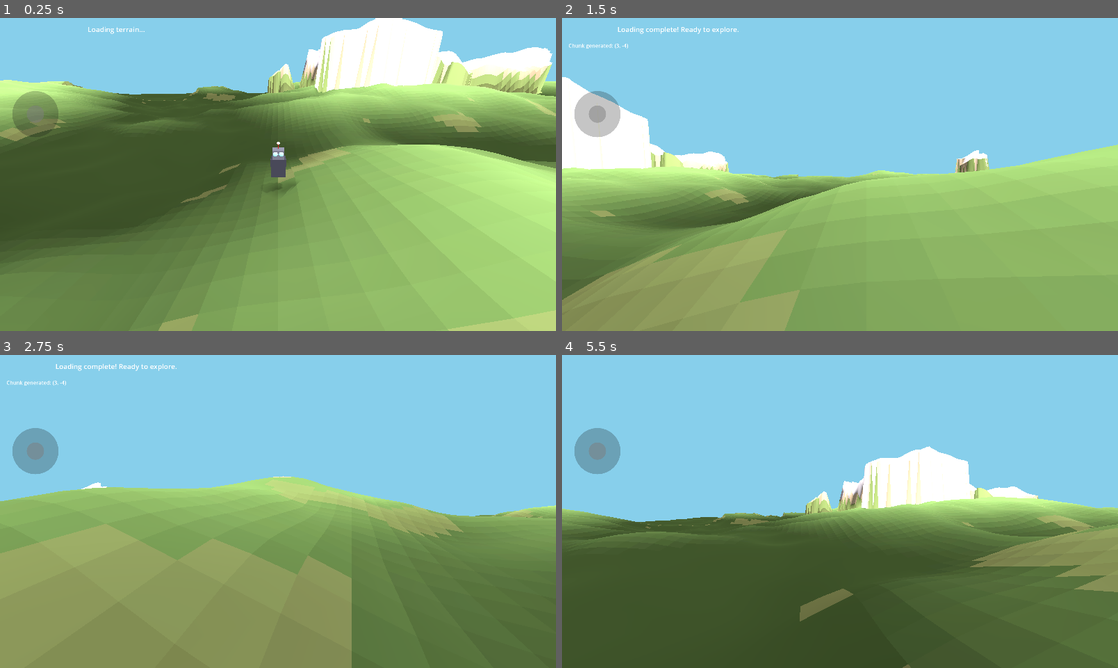
Above: before the commit, frames 1-4 (two rows, left to right).
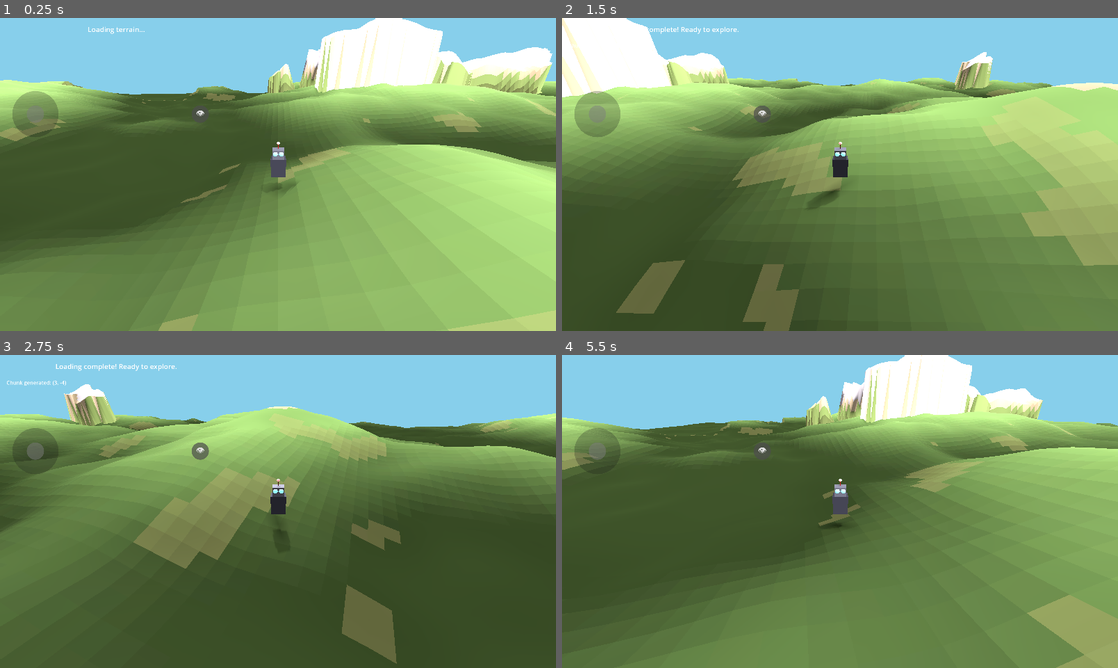
Above: after the commit, the same moments.

Repository: felix-dieterle/YouGame_godot4_public
Game: Godot game, scene res://scenes/demo_narrative.tscn
Two runs of this game, one before a commit and one after it. Both use one fixed random seed, a clock stepped at 60 frames per second and the inputs below. This scene is started directly instead of the project's main scene.
Inputs (mouse positions are in pixels of both pictures, inside the frame that each line leads up to):
- Up to frame 1 (0.25 s): no input
- Up to frame 2 (1.5 s): click (762, 115) at 0.5 s, where only the run after the commit has a clickable "👁"; tap Enter at 1.25 s; move the mouse to (812, 237) at 1.27 s; hold Up (ui_up) from 1.28 s (still down); hold V (toggle_camera_view) from 1.28 s (still down); click (812, 237) at 1.42 s
- Up to frame 3 (2.75 s): release Up (ui_up) at 2 s; release V (toggle_camera_view) at 2 s; drag from (444, 558) to (250, 574) at 2.02 s
- Up to frame 4 (5.5 s): move the mouse to (673, 464) at 2.77 s; hold Left (ui_left) 2.78-3.5 s; hold V (toggle_camera_view) 2.78-3.5 s; drag from (867, 511) to (673, 464) at 3.52 s; move the mouse to (756, 433) at 4.27 s; hold Down (ui_down) 4.28-5 s; hold V (toggle_camera_view) 4.28-5 s; drag from (962, 495) to (756, 433) at 5.02 s

The runs differ from the first frame. In frame 1, less than 0.1% of the frame differs, in the area x 35-37%, y 29-32%; in frame 2, 80%, in the area x 0-100%, y 0-100%; in frame 3, 79%; in frame 4, 66%.
Error before the commit: Invalid assignment of property or key 'border_width_all' with value of type 'int' on a base object of type 'StyleBoxFlat'. (res://scripts/mobile_controls.gd:18…

Commit message:
Remove unused focus styling since focus_mode is FOCUS_NONE
Co-authored-by: felix-dieterle <1490062+felix-dieterle@users.noreply.github.com>

Diff:
--- a/scripts/debug_narrative_ui.gd
+++ b/scripts/debug_narrative_ui.gd
@@ -76,17 +76,6 @@
 	button_style_pressed.corner_radius_bottom_left = 8
 	button_style_pressed.corner_radius_bottom_right = 8
 	toggle_button.add_theme_stylebox_override("pressed", button_style_pressed)
-
-	# Style the button - focus state
-	var button_style_focus = StyleBoxFlat.new()
-	button_style_focus.bg_color = Color(0.3, 0.3, 0.3, 0.9)
-	button_style_focus.corner_radius_top_left = 8
-	button_style_focus.corner_radius_top_right = 8
-	button_style_focus.corner_radius_bottom_left = 8
-	button_style_focus.corner_radius_bottom_right = 8
-	button_style_focus.border_width_all = 2
-	button_style_focus.border_color = Color(0.5, 0.7, 0.5, 1.0)
-	toggle_button.add_theme_stylebox_override("focus", button_style_focus)
 
 	# Connect button
 	toggle_button.pressed.connect(_on_toggle_pressed)
--- a/scripts/mobile_controls.gd
+++ b/scripts/mobile_controls.gd
@@ -170,17 +170,6 @@
 	button_style_pressed.corner_radius_bottom_right = int(BUTTON_SIZE / 2)
 	camera_toggle_button.add_theme_stylebox_override("pressed", button_style_pressed)
 
-	# Style the button - focus state
-	var button_style_focus = StyleBoxFlat.new()
-	button_style_focus.bg_color = Color(0.4, 0.4, 0.4, 0.8)
-	button_style_focus.corner_radius_top_left = int(BUTTON_SIZE / 2)
-	button_style_focus.corner_radius_top_right = int(BUTTON_SIZE / 2)
-	button_style_focus.corner_radius_bottom_left = int(BUTTON_SIZE / 2)
-	button_style_focus.corner_radius_bottom_right = int(BUTTON_SIZE / 2)
-	button_style_focus.border_width_all = 2
-	button_style_focus.border_color = Color(0.7, 0.7, 0.7, 1.0)
-	camera_toggle_button.add_theme_stylebox_override("focus", button_style_focus)
-
 	# Connect button to toggle function
 	camera_toggle_button.pressed.connect(_on_camera_toggle_pressed)
 
